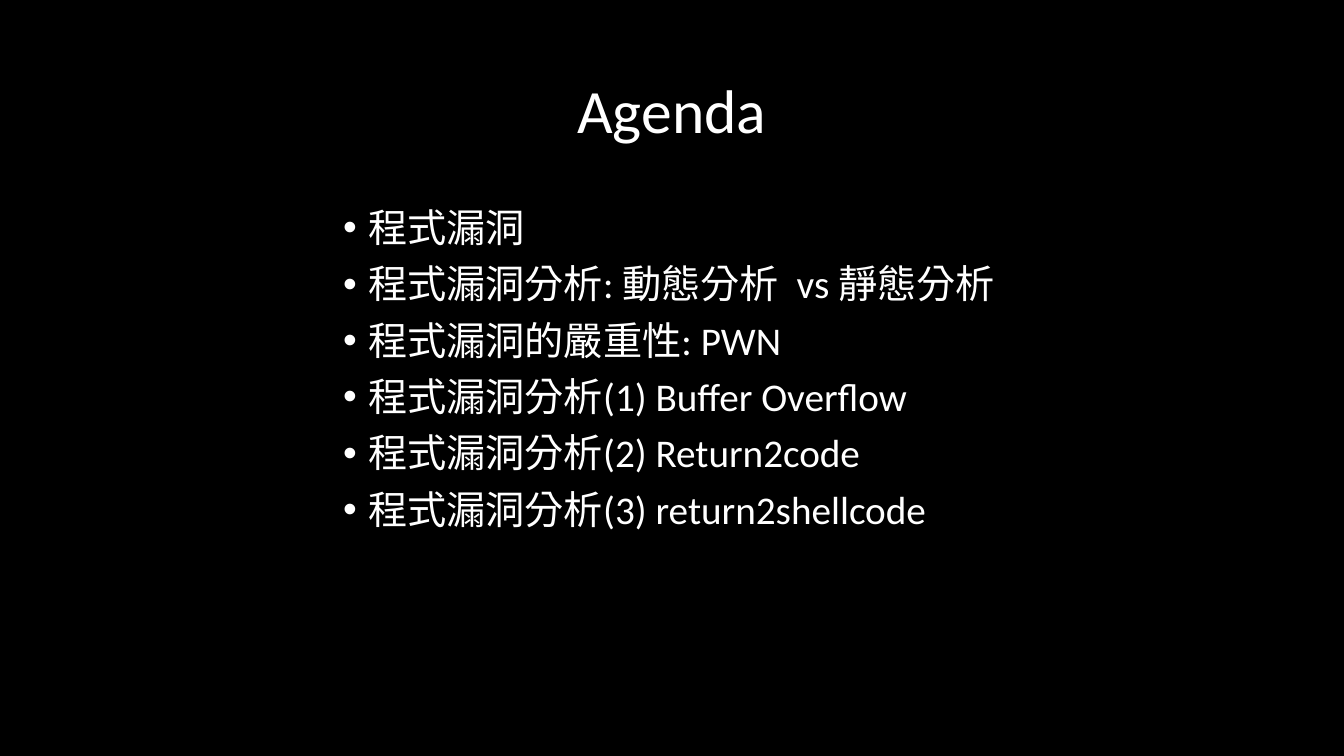
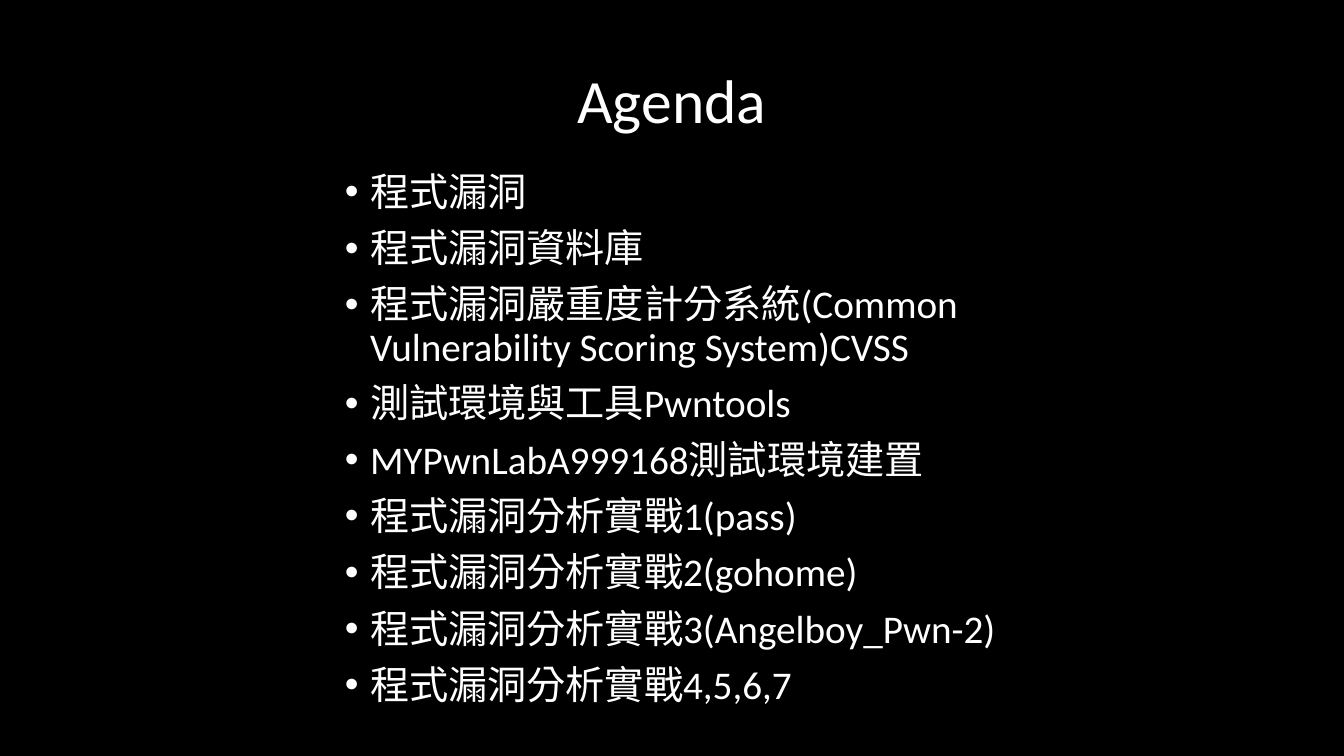
Before and after one commit to hehank/CTF_Practice, a slide deck: slide 2 of Pwn/報告/程式安全期末報告.pptx. Drawn at 1344x756 pixels with LibreOffice and Linux fonts; fonts in the diff are those of the drawing; background and template pictures are left out. Boxes give left, top, right and bottom in pixels: in the first picture for what was removed or moved away, otherwise in the second. Text is boxed around its words. In the diff, an @@ line names an element or a change of style, - is before the commit and + after.

```diff
--- a/Pwn/報告/程式安全期末報告.pptx
+++ b/Pwn/報告/程式安全期末報告.pptx
@@ title "Agenda": place and size @@
-title "Agenda" at <box>577,90,766,144</box>
+title "Agenda" at <box>577,80,766,134</box>
@@ text "程式漏洞": place and size @@
-text "程式漏洞" at <box>368,209,995,530</box>
+text "程式漏洞" at <box>370,173,995,704</box>
@@ text at <box>370,229,995,704</box>: text changed @@
-• 程式漏洞分析: 動態分析 vs 靜態分析
-• 程式漏洞的嚴重性: PWN
-• 程式漏洞分析(1) Buffer Overflow
-• 程式漏洞分析(2) Return2code
-• 程式漏洞分析(3) return2shellcode
+• 程式漏洞資料庫
+• 程式漏洞嚴重度計分系統(Common Vulnerability Scoring System)CVSS
+• 測試環境與工具Pwntools
+• MYPwnLabA999168測試環境建置
+• 程式漏洞分析實戰1(pass)
+• 程式漏洞分析實戰2(gohome)
+• 程式漏洞分析實戰3(Angelboy_Pwn-2)
+• 程式漏洞分析實戰4,5,6,7
```
Also in this commit, not shown: 3 other slides changed, 1 slide added, 3 slides removed, 5 other files.
